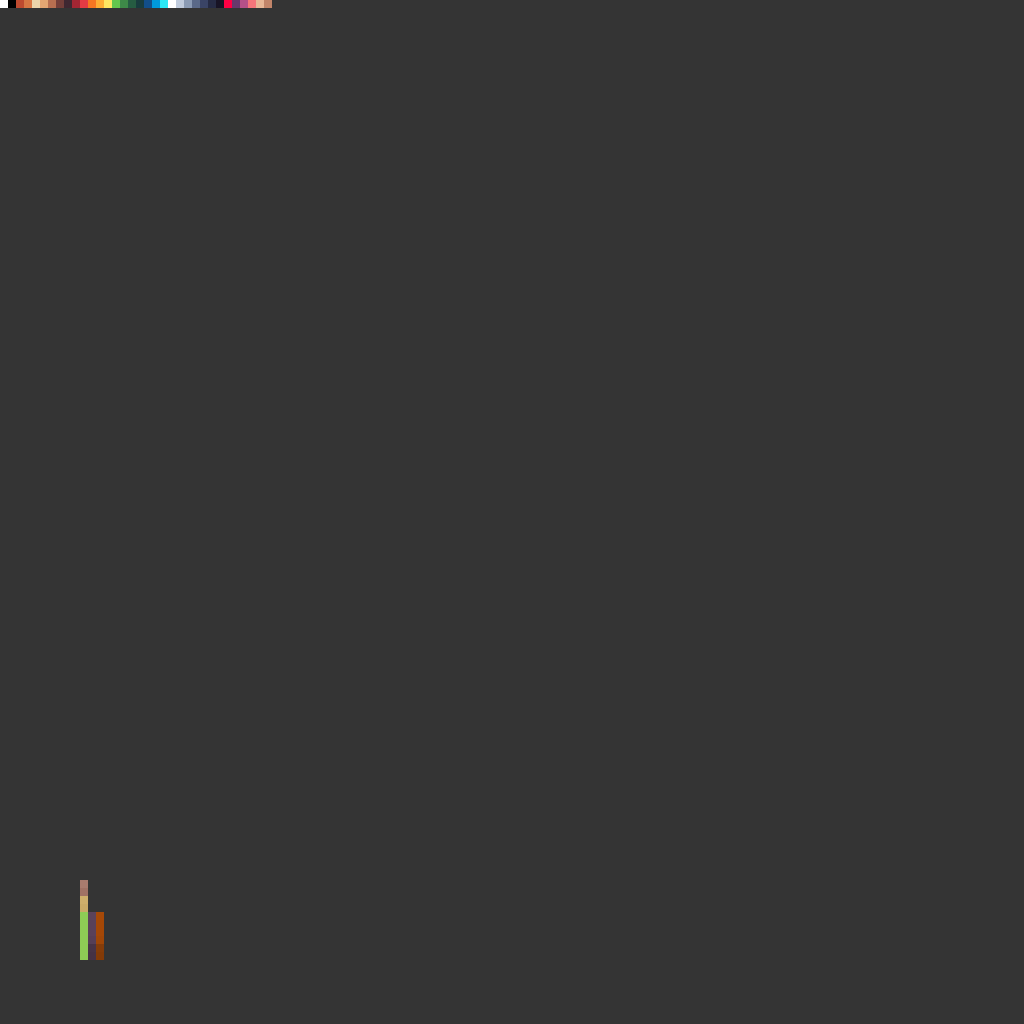
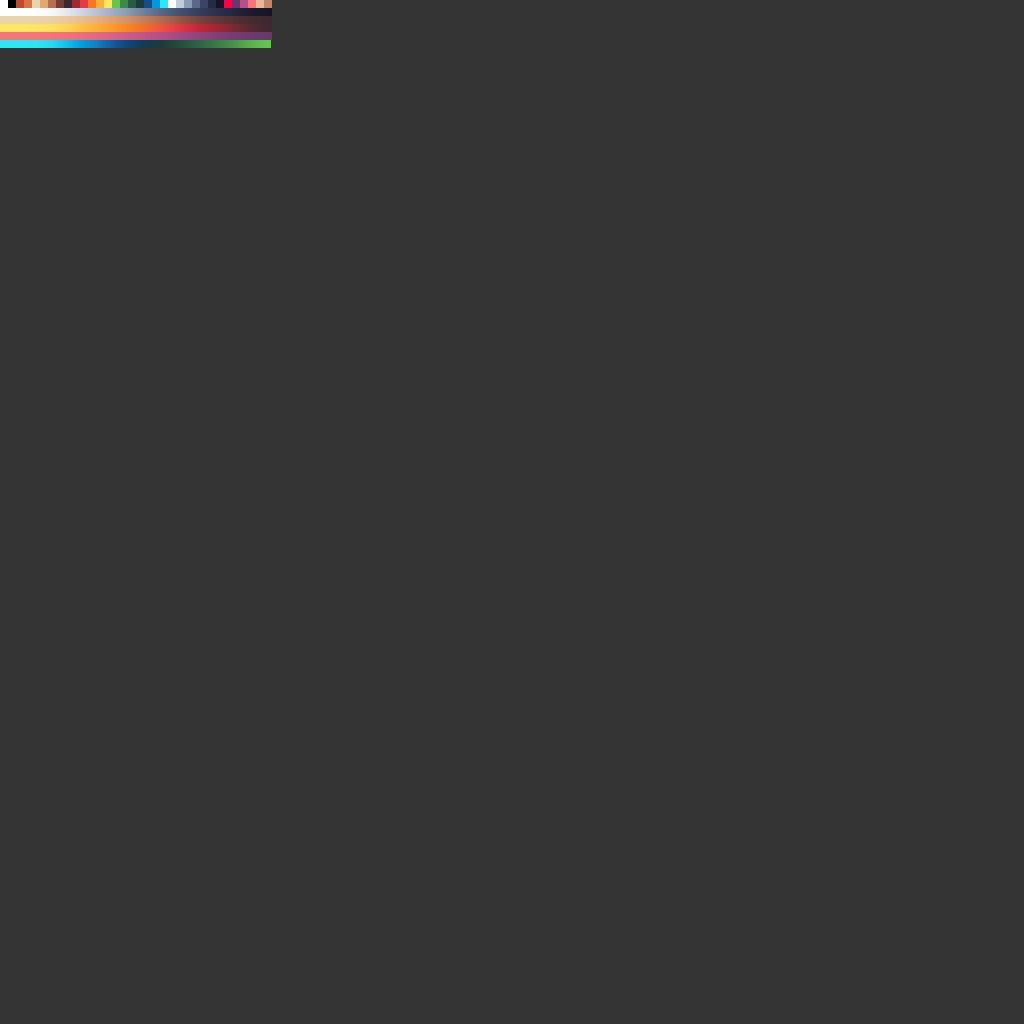
Layers edited between the first and the second 1024x1024 image:
added group "Green to Blue" with 2 layers above "Purple" over [0, 40, 271, 48]
added layer "Gradient Fill 2" (1st of 5, in "Green to Blue") in group "Green to Blue" over [0, 40, 271, 48]
added group "Purple" with 2 layers above "Red" over [0, 32, 272, 40]
added layer "Gradient Fill 2" (2nd of 5, in "Purple") in group "Purple" over [0, 32, 272, 40]
added group "Red" with 2 layers above "Brown Gradient" over [0, 24, 272, 32]
added layer "Gradient Fill 2" (3rd of 5, in "Red") in group "Red" over [0, 24, 272, 32]
added group "Brown Gradient" with 2 layers above "Grey Gradiant" over [0, 16, 272, 24]
added layer "Gradient Fill 2" (4th of 5, in "Brown Gradient") in group "Brown Gradient" over [0, 16, 272, 24]
added group "Grey Gradiant" with 2 layers above "Colors" over [0, 8, 272, 16]
added layer "Gradient Fill 2" (5th of 5, in "Grey Gradiant") in group "Grey Gradiant" over [0, 8, 272, 16]
painted on "Colors" over [80, 880, 104, 960]
